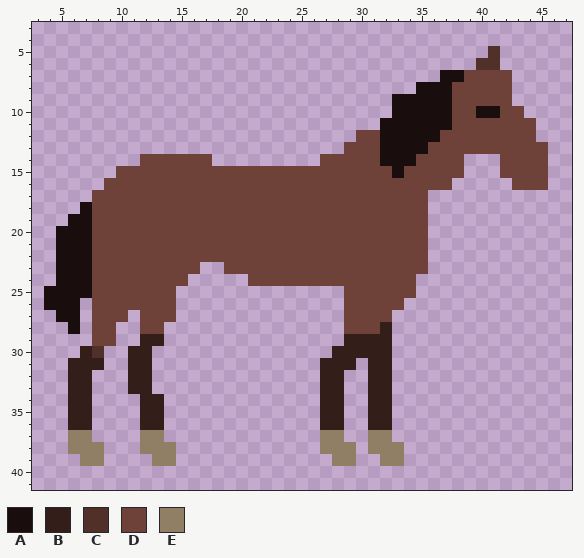
Pixel-art sprite -- HorsesAndGun/Content/Horse/horse-stand2.png. The picture above is the old version.
The file is 50x50 pixels. Colours within 5 levels of each other are drawn and written as one. Shown: x 3..47, y 3..41.
Palette (. is transparent): A #190e0d  B #331e1a  C #51302a  D #6e4239  E #907e65
After:
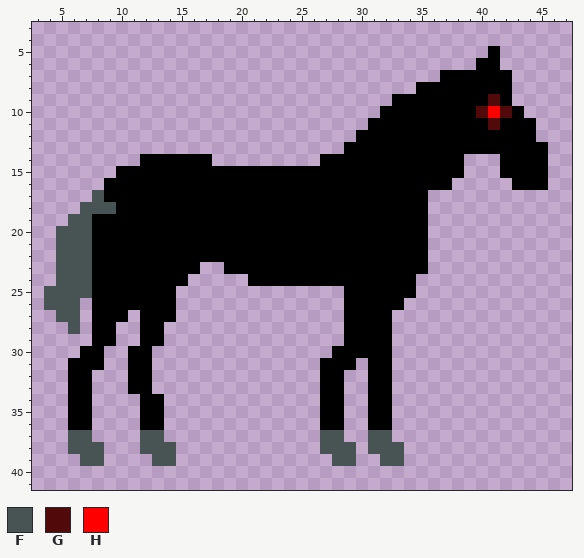
Colours new in this view: F #485454  G #510909  H #ff0000
Edits made:
colour D: #6e4239 -> #000000
y 5: x 41 C -> D
y 6: x 40..41 CC -> DD
y 7: x 37..38 AA -> DD
y 8: x 35..37 AAA -> DDD
y 9: x 33..37 AAAAA -> DDDDD; x 41 D -> G
y 10: x 32..37 .AAAAA -> DDDDDD; x 40..42 AAD -> GHG
y 11: x 31..37 .AAAAAA -> DDDDDDD; x 41 D -> G
y 12: x 32..36 AAAAA -> DDDDD
y 13: x 32..35 AAAA -> DDDD
y 14: x 32..34 AAA -> DDD
y 15: x 33 A -> D
y 17: x 8 D -> F
y 18: x 7..9 ADD -> FFF
y 19: x 6..7 AA -> FF
y 20..24: x 5..7 AAA -> FFF
y 25: x 4..7 AAAA -> FFFF
y 26: x 4..6 AAA -> FFF
y 27: x 5..6 AA -> FF
y 28: x 6 A -> F; x 32 B -> D
y 29: x 12..13 BB -> DD; x 29..32 BBBB -> DDDD
y 30: x 7..8 BC -> DD; x 11..12 BB -> DD; x 28..32 BBBBB -> DDDDD
y 31: x 6..8 BBB -> DDD; x 11..12 BB -> DD; x 27..29 BBB -> DDD; x 31..32 BB -> DD
y 32..33: x 6..7 BB -> DD; x 11..12 BB -> DD; x 27..28 BB -> DD; x 31..32 BB -> DD
y 34..36: x 6..7 BB -> DD; x 12..13 BB -> DD; x 27..28 BB -> DD; x 31..32 BB -> DD
y 37: x 6..7 EE -> FF; x 12..13 EE -> FF; x 27..28 EE -> FF; x 31..32 EE -> FF
y 38: x 6..8 EEE -> FFF; x 12..14 EEE -> FFF; x 27..29 EEE -> FFF; x 31..33 EEE -> FFF
y 39: x 7..8 EE -> FF; x 13..14 EE -> FF; x 28..29 EE -> FF; x 32..33 EE -> FF
Where, in picture pixels (left, top, right, bottom), the same in both pictures:
changed: (44, 46, 548, 466)
